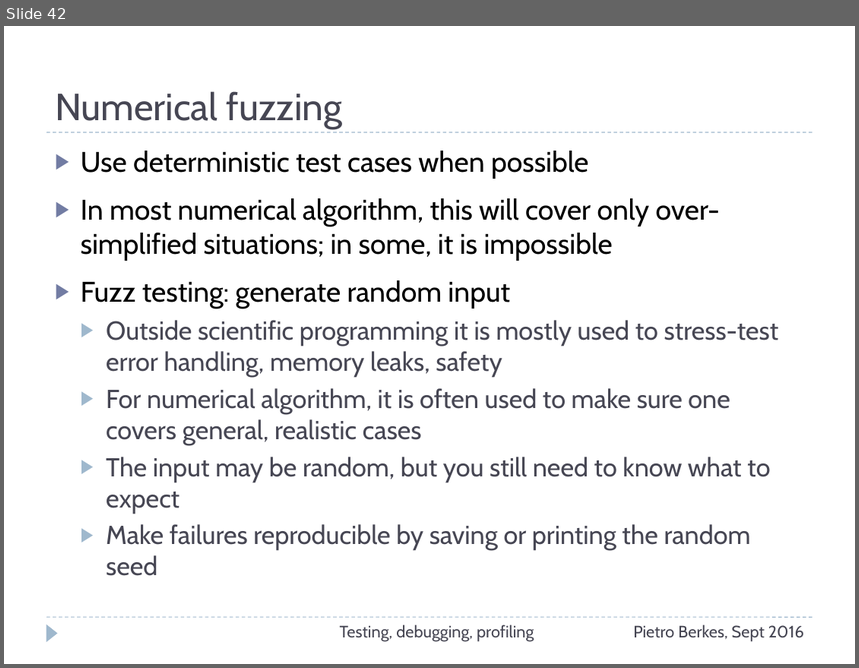
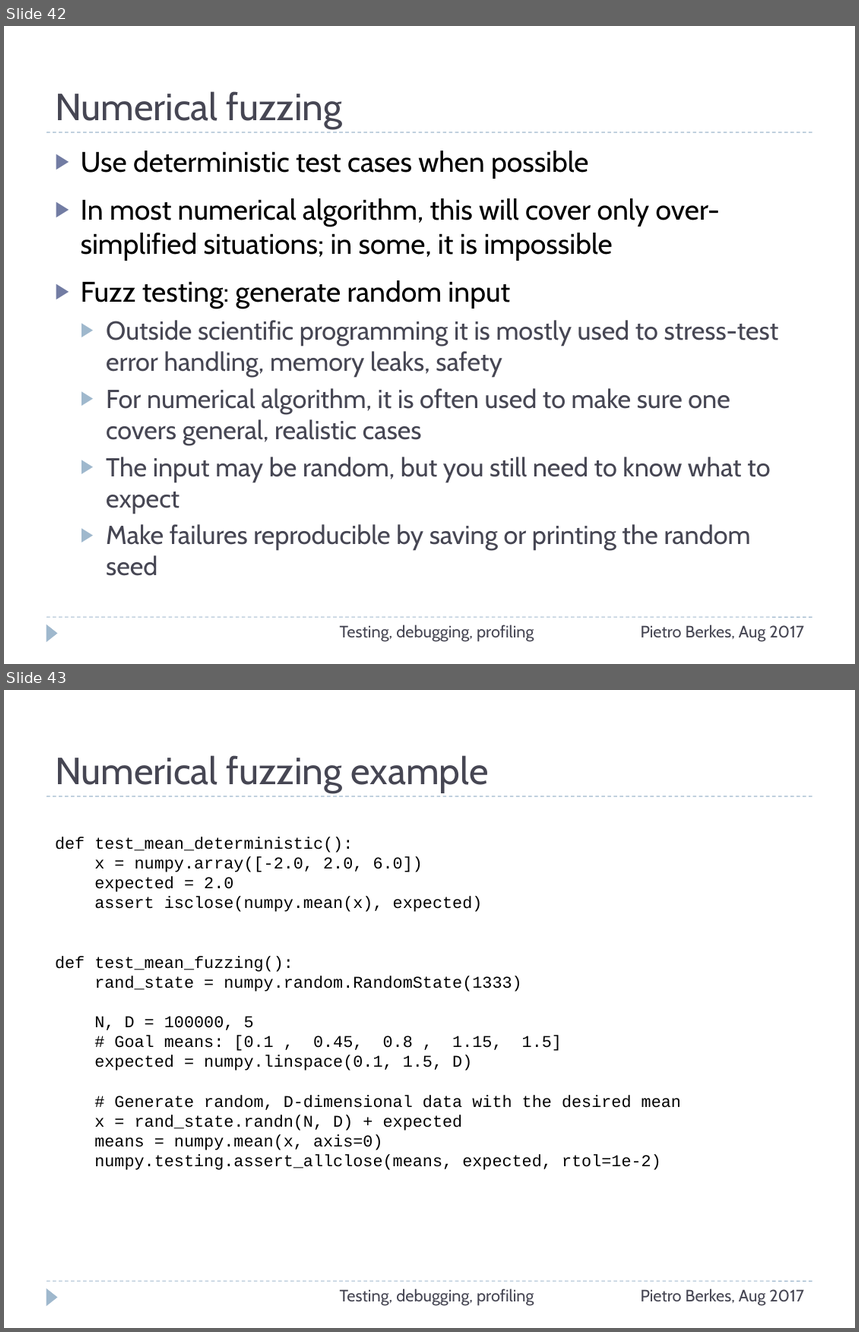
Before and after one commit to ASPP/testing_debugging_profiling, a slide deck: testing-debugging-profiling.pptx. Shown one above the other, each under a label of ours: slide 42 before the commit, slides 42 and 43 after it. The pictures are 859x668 and 859x1332 pixels, drawn with LibreOffice and Linux fonts; fonts in the diff are those of the drawing. Boxes give left, top, right and bottom in pixels: in the first picture for what was removed or moved away, otherwise in the second. Text is boxed around its words. In the diff, an @@ line names an element or a change of style, - is before the commit and + after.

```diff
--- a/testing-debugging-profiling.pptx
+++ b/testing-debugging-profiling.pptx
@@ slide 43 added at box(4, 690, 855, 1328), background #FFFFFF; not listed: 3 template elements that a slide beside it also shows @@
@@ title added at box(55, 755, 489, 792), 32 pt, text #464653 @@
+Numerical fuzzing example
@@ text added at box(55, 837, 681, 1170), 14 pt, text #000000 @@
+def test_mean_deterministic():
+x = numpy.array([-2.0, 2.0, 6.0])
+expected = 2.0
+assert isclose(numpy.mean(x), expected)
+def test_mean_fuzzing():
+rand_state = numpy.random.RandomState(1333)
+N, D = 100000, 5
+# Goal means: [0.1 , 0.45, 0.8 , 1.15, 1.5]
+expected = numpy.linspace(0.1, 1.5, D)
+# Generate random, D-dimensional data with the desired mean
+x = rand_state.randn(N, D) + expected
+means = numpy.mean(x, axis=0)
+numpy.testing.assert_allclose(means, expected, rtol=1e-2)
@@ text added at box(340, 1289, 534, 1306), 14 pt, text #464653 @@
+Testing, debugging, profiling
@@ text added at box(641, 1289, 804, 1306), 14 pt, text #464653 @@
+Pietro Berkes, Aug 2017
@@ slide 42 changed as well @@
@@ text at box(641, 625, 804, 642): text changed @@
-Pietro Berkes, Sept 2016
+Pietro Berkes, Aug 2017
```
Also in this commit, not shown: 79 other slides changed, 1 other slide added, 1 slide removed, 1 other file.
